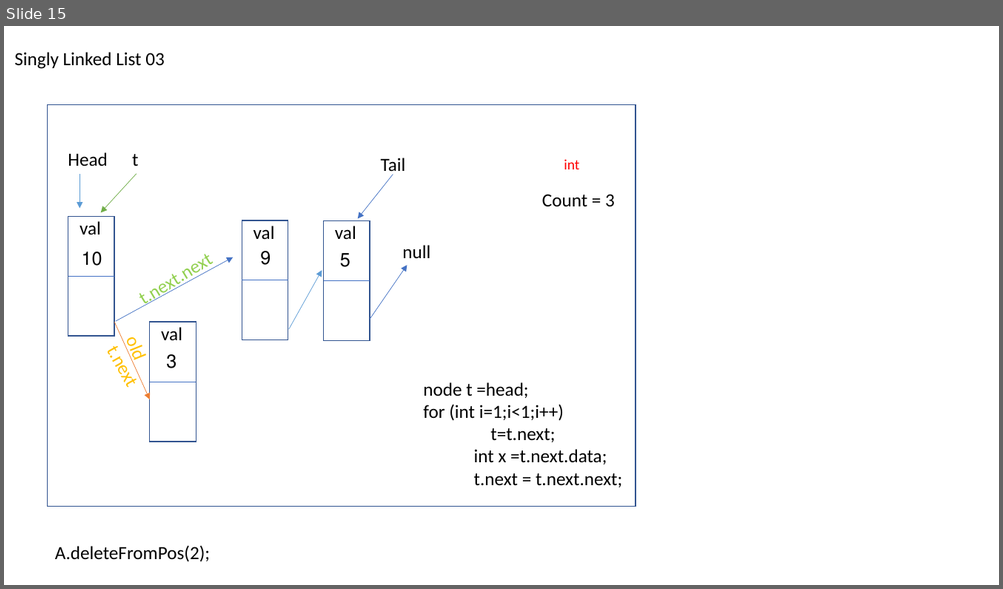
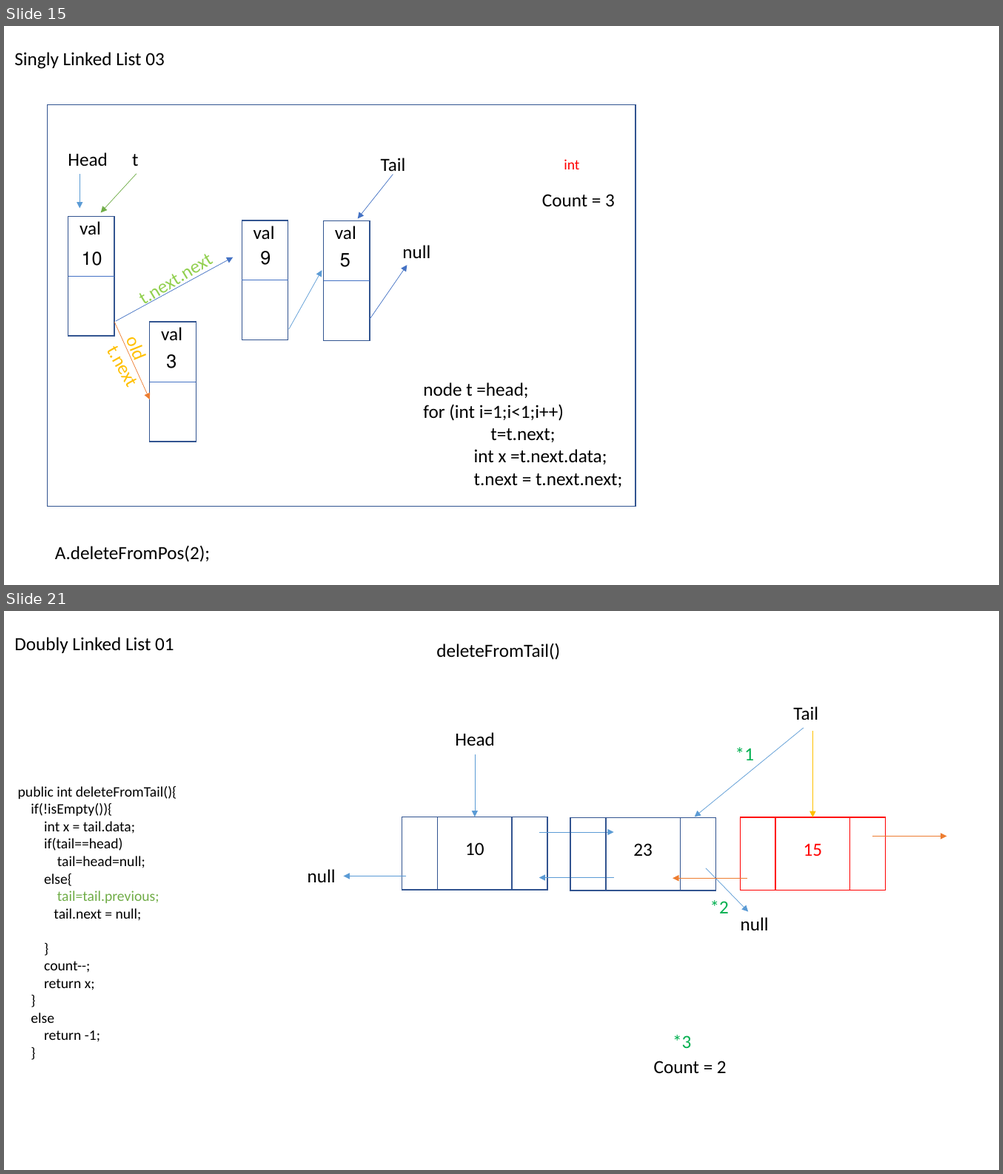
Before and after one commit to abdallahTalafha/Java-DataStructure, a slide deck: DATA STRUCTURE POWERPOINT.pptx. Shown one above the other, each under a label of ours: slide 15 before the commit, slides 15 and 21 after it; the slides between them are not shown. The pictures are 1003x589 and 1003x1174 pixels, drawn with LibreOffice and Linux fonts; fonts in the diff are those of the drawing. Boxes give left, top, right and bottom in pixels: in the first picture for what was removed or moved away, otherwise in the second. Text is boxed around its words. In the diff, an @@ line names an element or a change of style, - is before the commit and + after.

Commit message:
Doubly Linked List

```diff
--- a/DATA STRUCTURE POWERPOINT.pptx
+++ b/DATA STRUCTURE POWERPOINT.pptx
@@ slide 21 added at (x1=4, y1=611, x2=999, y2=1170), background #FFFFFF @@
@@ text added at (x1=14, y1=637, x2=174, y2=653), 18 pt, text #000000 @@
+Doubly Linked List 01
@@ text added at (x1=436, y1=643, x2=560, y2=660), 18 pt, text #000000 @@
+deleteFromTail()
@@ text added at (x1=793, y1=706, x2=818, y2=720), 18 pt, text #000000 @@
+Tail
@@ text added at (x1=455, y1=732, x2=494, y2=746), 18 pt, text #000000 @@
+Head
@@ arrow added from (803, 728) to (694, 817), #5B9BD5 0.5 pt @@
@@ arrow added from (813, 731) to (813, 817), #FFC000 0.5 pt @@
@@ arrow added from (475, 755) to (475, 817), #5B9BD5 0.5 pt @@
@@ text added at (x1=735, y1=747, x2=754, y2=760), 18 pt, text #00B050 @@
+*1
@@ text added at (x1=18, y1=786, x2=176, y2=1042), 14 pt, text #000000 @@
+public int deleteFromTail(){
+if(!isEmpty()){
+int x = tail.data;
+if(tail==head)
+tail=head=null;
+else{
+tail=tail.previous;
+tail.next = null;
+}
+count--;
+return x;
+}
+else
+return -1;
+}
@@ rectangle added at (x1=402, y1=817, x2=548, y2=890), outline #325491 1 pt @@
@@ rectangle added at (x1=438, y1=817, x2=512, y2=890), outline #325491 1 pt @@
@@ arrow added from (539, 832) to (614, 832), #5B9BD5 0.5 pt @@
@@ rectangle added at (x1=570, y1=817, x2=716, y2=891), outline #325491 1 pt @@
@@ rectangle added at (x1=606, y1=817, x2=680, y2=891), outline #325491 1 pt @@
@@ rectangle added at (x1=740, y1=817, x2=885, y2=891), outline #FF0000 1 pt @@
@@ rectangle added at (x1=776, y1=817, x2=850, y2=891), outline #FF0000 1 pt @@
@@ text added at (x1=465, y1=843, x2=484, y2=855), 18 pt, text #000000 @@
+10
@@ text added at (x1=633, y1=843, x2=652, y2=856), 18 pt, text #000000 @@
+23
@@ text added at (x1=803, y1=843, x2=822, y2=856), 18 pt, text #FF0000 @@
+15
@@ arrow added from (873, 836) to (946, 836), #ED7D31 0.5 pt @@
@@ text added at (x1=307, y1=869, x2=336, y2=883), 18 pt, text #000000 @@
+null
@@ arrow added from (406, 877) to (344, 877), #5B9BD5 0.5 pt @@
@@ arrow added from (706, 869) to (748, 911), #5B9BD5 0.5 pt @@
@@ arrow added from (614, 878) to (539, 878), #5B9BD5 0.5 pt @@
@@ arrow added from (747, 878) to (672, 878), #ED7D31 0.5 pt @@
@@ text added at (x1=710, y1=900, x2=728, y2=914), 18 pt, text #00B050 @@
+*2
@@ text added at (x1=740, y1=917, x2=768, y2=931), 18 pt, text #000000 @@
+null
@@ text added at (x1=672, y1=1035, x2=691, y2=1048), 18 pt, text #00B050 @@
+*3
@@ text added at (x1=654, y1=1061, x2=726, y2=1073), 18 pt, text #000000 @@
+Count = 2
```
Also in this commit, not shown: 6 other slides added, 11 other files.
